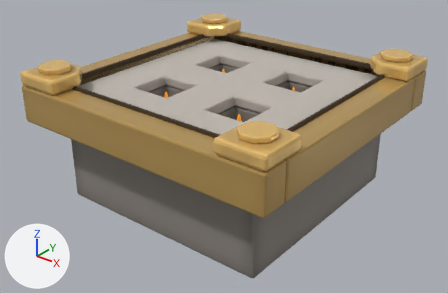
Before and after pictures for a commit that changed the glTF model assets/models/board_spikes_3.glb.
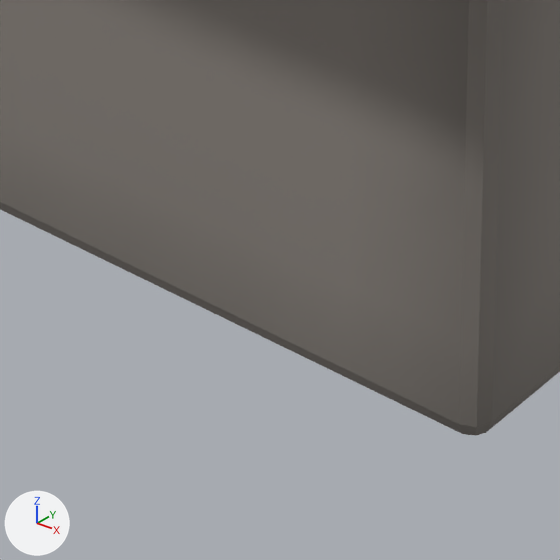
The first picture shows the older version from a 50 mm lens placed at (1.255, -1.605, 0.853), pointed at (-0.013, -0.02, -0.129). The close-ups show the older and then the newer version on the part from 44% to 59% of the width and 78% to 100% of the height of that picture. Only the edits that show in the close-ups are written down. Lighting does not change. The marker at lower left points along +X, +Y and +Z. Where no turn or scale is listed for an object, it has been applied to the vertices.

Names of what the first close-up shows: 'BaseFloor'.
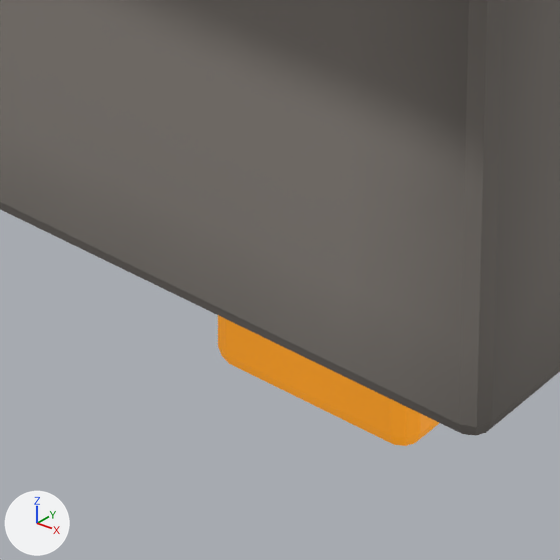
Pixel boxes (x1, y1, x2, y2) of what changed, in the close-ups (560 x 560 px):
'SpikeShaft6', added (orange)
    after: (218, 315, 439, 446)

What changed in the scene script:
```text
Add me_spikeshaft6:
    me_spikeshaft6.from_pydata(...)  # 322 vertices, 640 faces; spans x 0.192..0.288, y -0.288..-0.192, z -0.425..-0.018
    me_spikeshaft6.materials.append(mat_board_accent)
Add ob_spikeshaft6:
    ob_spikeshaft6 = bpy.data.objects.new('SpikeShaft6', me_spikeshaft6)
    ob_spikeshaft6.location = (0.0, 0.0, 0.0)
```
